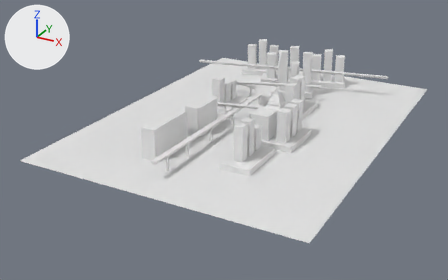
Before and after pictures for a commit that changed the Blender file main.blend.
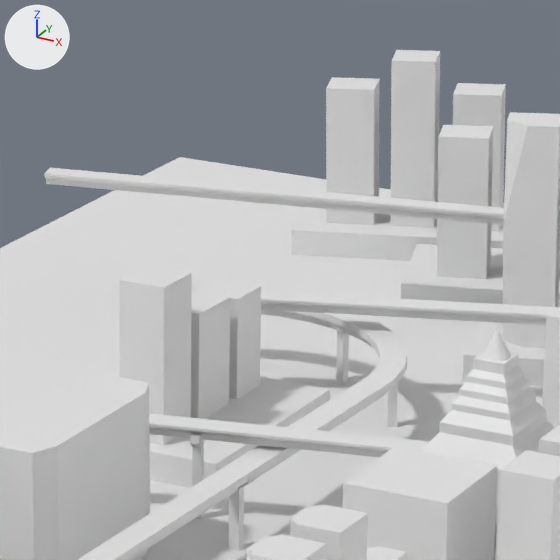
There are two pictures of each version: one whole from a camera (50 mm lens) standing at (22.09, -7.13, 19.95) and looking at (-2.19, 37.01, -2.12), one close up on the part from 43% to 64% of the width and 11% to 45% of the height. Every picture has the same lights, and +X, +Y and +Z are marked at upper left.

In view in the first close-up: 'Cubo', 'Cubo.007', 'Cubo.009', 'Cubo.014', 'Cubo.018', 'Cubo.020', 'Cubo.028', 'Cubo.032', 'Cubo.035', 'Cubo.036', 'Cubo.044', 'Cubo.049', 'Piano.001'.
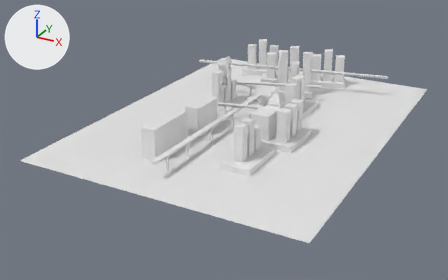
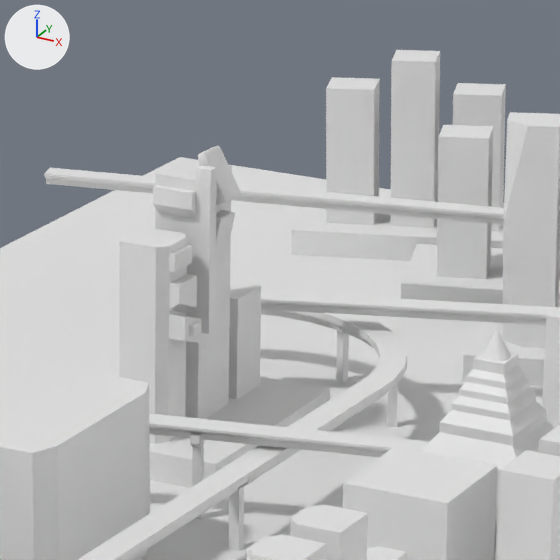
Where the change shows, as pixel boxes (x1, y1, x2, y2) in the close-ups (560 x 560 px):
'Cubo.009', reshaped, moved, rescaled (7% narrower, 20% taller): before (119, 265, 192, 445); after (119, 227, 187, 444)
'Cubo.007', moved, rescaled: before (191, 290, 230, 419); after (155, 158, 232, 419)
'Cubo.056', added: after (194, 165, 217, 334)
'Cubo.055', added: after (153, 185, 197, 219)
'Cubo.054', added: after (198, 146, 241, 206)
'Cubo.050', added: after (169, 274, 197, 314)
'Cubo.053', added: after (216, 210, 235, 266)
'Cubo.051', added: after (169, 314, 201, 342)
'Cubo.015', added: after (169, 245, 192, 272)
'Cubo.052', added: after (189, 322, 201, 337)
part 1 of me_cubo_012, built on: before (120, 265, 192, 445); after (121, 227, 187, 444)

Edits to the bpy script that builds the scene:
```text
Change me_cubo_012:
    where me_cubo_012.from_pydata(...)  # 8 vertices, 6 faces; spans x -1.0..1.0, y -1.0..1.0, z -1.0..1.0
    used by ob_cubo_009; location = (-3.4, 38.19, 1.76); rotation_euler = (1.555, 0.0, 0.0), in degrees (89, 0, 0); scale = (0.384, 1.31, 0.428)
    verts and faces of me_cubo_012; kept vertices keep their numbers, new ones are numbered from 8
    me_cubo_012 part 1
    add delete_faces([(2, 3, 7, 6), (4, 6, 7, 5), (0, 4, 5, 1)])
    add for i in [*range(4, 8)]: verts[i] += (-0.37, 0.0, 0.0)
    add verts[8] = (1.0, -1.0, -0.63)
    add verts[9] = (1.0, -1.0, 0.63)
    add verts[10] = (1.0, 1.0, -0.63)  # pixel (186, 237)
    add verts[11] = (1.0, 1.0, 0.63)  # pixel (169, 246)
    add faces += [(0, 4, 8, 9, 5, 1), (8, 10, 11, 9), (2, 3, 7, 11, 10, 6), (4, 6, 10, 8), (5, 9, 11, 7)]
Add me_cubo_061:
    me_cubo_061.from_pydata([(-0.465, -0.261, -0.134), (-0.465, -0.261, 0.134), (-0.179, 0.261, -0.134), (-0.179, 0.261, 0.134), (0.179, -0.261, -0.134), (0.179, -0.261, 0.134), (0.465, 0.261, -0.134), (0.465, 0.261, 0.134)], [], [(0, 1, 3, 2), (2, 3, 7, 6), (6, 7, 5, 4), (4, 5, 1, 0), (2, 6, 4, 0), (7, 3, 1, 5)])
Add me_cubo_060:
    me_cubo_060.from_pydata([(-0.307, -0.273, -0.085), (-0.211, -0.271, 0.085), (-0.143, 0.271, -0.085), (-0.047, 0.273, 0.085), (0.177, -0.27, -0.085), (0.177, -0.27, 0.085), (0.177, 0.27, -0.085), (0.177, 0.27, 0.085)], [], [(0, 1, 3, 2), (2, 3, 7, 6), (6, 7, 5, 4), (4, 5, 1, 0), (2, 6, 4, 0), (7, 3, 1, 5)])
Change ob_cubo_007:
    ob_cubo_007.location: (-3.4, 39.36, 1.43) -> (-3.4, 39.36, 2.44)
    ob_cubo_007.scale: (0.384, 0.899, 0.499) -> (0.384, 1.99, 0.5)
Change ob_cubo_009:
    ob_cubo_009.location: (-3.4, 38.19, 1.76) -> (-3.4, 38.19, 2.09)
    ob_cubo_009.scale: (0.384, 1.31, 0.428) -> (0.384, 1.58, 0.428)
Add ob_cubo_056:
    ob_cubo_056 = bpy.data.objects.new('Cubo.056', me_cubo_068)  # 16 vertices, 10 faces; spans x -0.407..0.407, y -0.351..0.351, z -0.125..0.125
    ob_cubo_056.location = (-2.95, 38.96, 3.34)
    ob_cubo_056.rotation_euler = (1.571, -1.555, 1.571)  # degrees (90, -89, 90)
    ob_cubo_056.scale = (3.15, 0.287, 1.0)
Add ob_cubo_055:
    ob_cubo_055 = bpy.data.objects.new('Cubo.055', me_cubo_067)  # 12 vertices, 10 faces; spans x -0.334..0.371, y -0.393..0.143, z -0.233..0.067
    ob_cubo_055.location = (-3.41, 38.82, 4.12)
    ob_cubo_055.rotation_euler = (1.555, 0.0, 0.0)  # degrees (89, 0, 0)
Add ob_cubo_054:
    ob_cubo_054 = bpy.data.objects.new('Cubo.054', me_cubo_065)  # 40 vertices, 34 faces; spans x -0.466..0.466, y -0.241..0.241, z -0.483..0.124
    ob_cubo_054.location = (-2.92, 39.37, 4.42)
    ob_cubo_054.rotation_euler = (0.0354, -1.143, 3.103)  # degrees (2, -65, 178)
    ob_cubo_054.scale = (0.886, 1.0, 0.599)
Add ob_cubo_053:
    ob_cubo_053 = bpy.data.objects.new('Cubo.053', me_cubo_064)  # 24 vertices, 18 faces; spans x -0.466..0.466, y -0.241..0.241, z -0.483..0.207
    ob_cubo_053.location = (-2.92, 39.37, 3.39)
    ob_cubo_053.rotation_euler = (1.571, -1.555, 1.571)  # degrees (90, -89, 90)
    ob_cubo_053.scale = (0.886, 1.0, 0.599)
Add ob_cubo_052:
    ob_cubo_052 = bpy.data.objects.new('Cubo.052', me_cubo_062)  # a box spanning x -0.082..0.082, y -0.096..0.096, z -0.046..0.046
    ob_cubo_052.location = (-2.7, 38.17, 2.36)
    ob_cubo_052.rotation_euler = (1.571, -1.555, 1.571)  # degrees (90, -89, 90)
Add ob_cubo_051:
    ob_cubo_051 = bpy.data.objects.new('Cubo.051', me_cubo_061)
    ob_cubo_051.location = (-2.88, 38.19, 2.33)
    ob_cubo_051.rotation_euler = (1.571, -1.555, 1.571)  # degrees (90, -89, 90)
    ob_cubo_051.scale = (0.59, 1.0, 1.0)
Add ob_cubo_050:
    ob_cubo_050 = bpy.data.objects.new('Cubo.050', me_cubo_060)
    ob_cubo_050.location = (-2.93, 38.21, 2.86)
    ob_cubo_050.rotation_euler = (1.571, -1.555, 1.571)  # degrees (90, -89, 90)
    ob_cubo_050.scale = (1.28, 1.0, 1.0)
Add ob_cubo_015:
    ob_cubo_015 = bpy.data.objects.new('Cubo.015', me_cubo_059)  # a box spanning x -0.134..0.134, y -0.273..0.273, z -0.044..0.044
    ob_cubo_015.location = (-2.97, 38.22, 3.41)
    ob_cubo_015.rotation_euler = (1.571, -1.555, 1.571)  # degrees (90, -89, 90)
```
